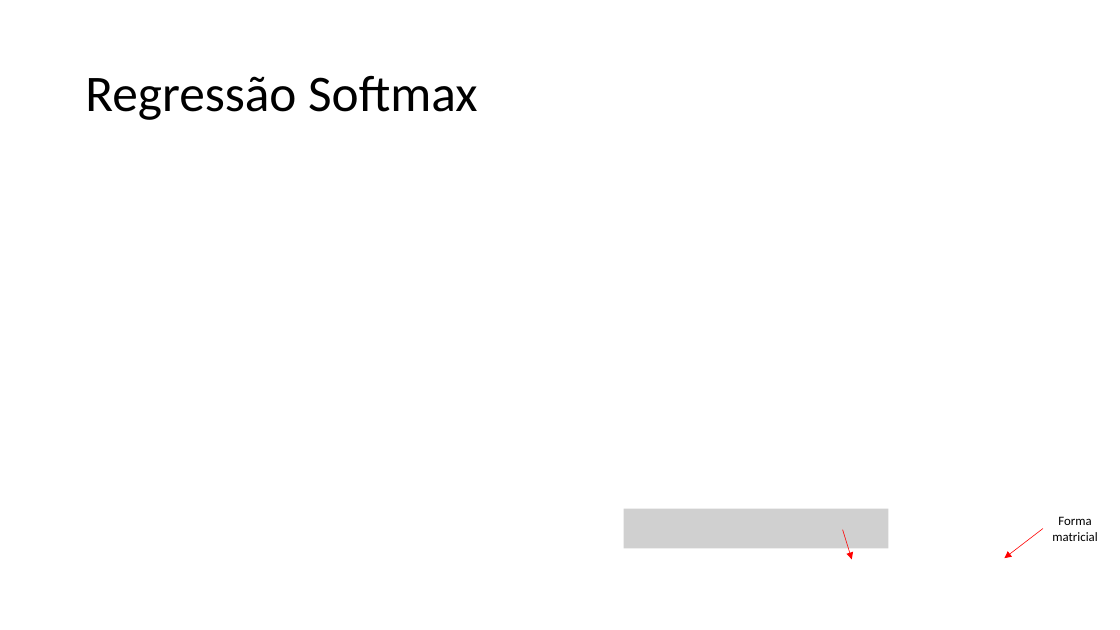
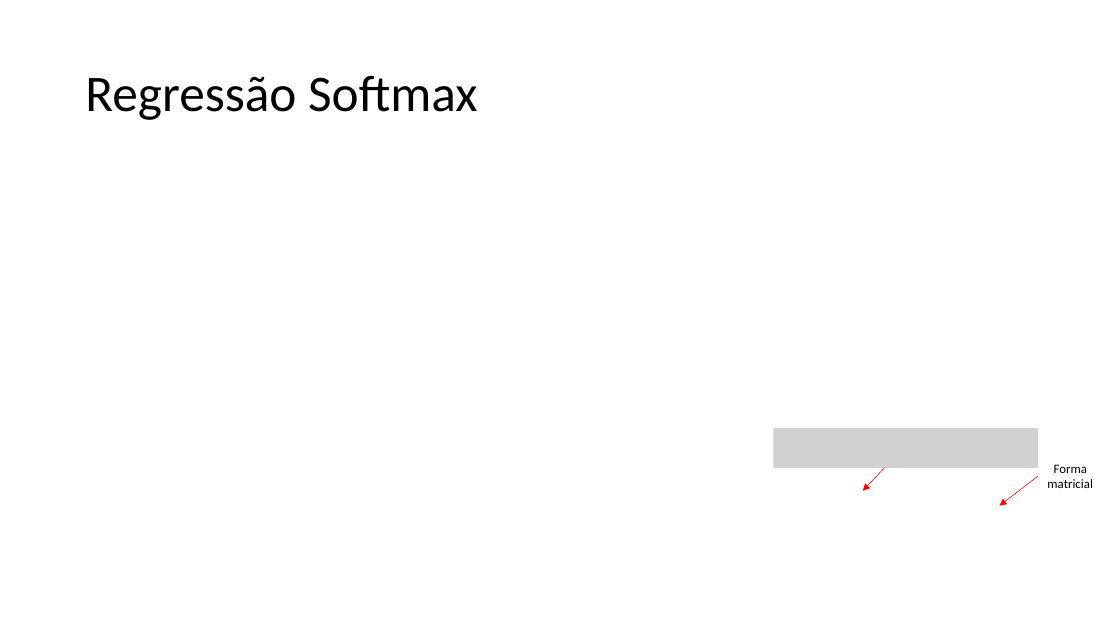
Before and after one commit to zz4fap/t320_aprendizado_de_maquina, a slide deck: slide 20 of slides/T320_Classificação (Parte IV).pptx (slide 19 before the commit). Drawn at 1120x630 pixels with LibreOffice and Linux fonts; fonts in the diff are those of the drawing; grey boxes stand for pictures. Boxes give left, top, right and bottom in pixels: in the first picture for what was removed or moved away, otherwise in the second. Text is boxed around its words. In the diff, an @@ line names an element or a change of style, - is before the commit and + after.

Commit message:
update of slides

```diff
--- a/slides/T320_Classificação (Parte IV).pptx
+++ b/slides/T320_Classificação (Parte IV).pptx
@@ picture added at (774,429,1038,468) @@
@@ arrow moved from (843, 530) - (852, 560) to (885, 468) - (863, 491) @@
@@ arrow moved from (1044, 528) - (1005, 559) to (1038, 476) - (1000, 506) @@
@@ text "Forma matricial": place and size @@
-text "Forma matricial" at (1052,516,1098,541)
+text "Forma matricial" at (1047,464,1093,488)
@@ picture removed at (623,509,888,549) @@
```
Also in this commit, not shown: 2 slides added.
